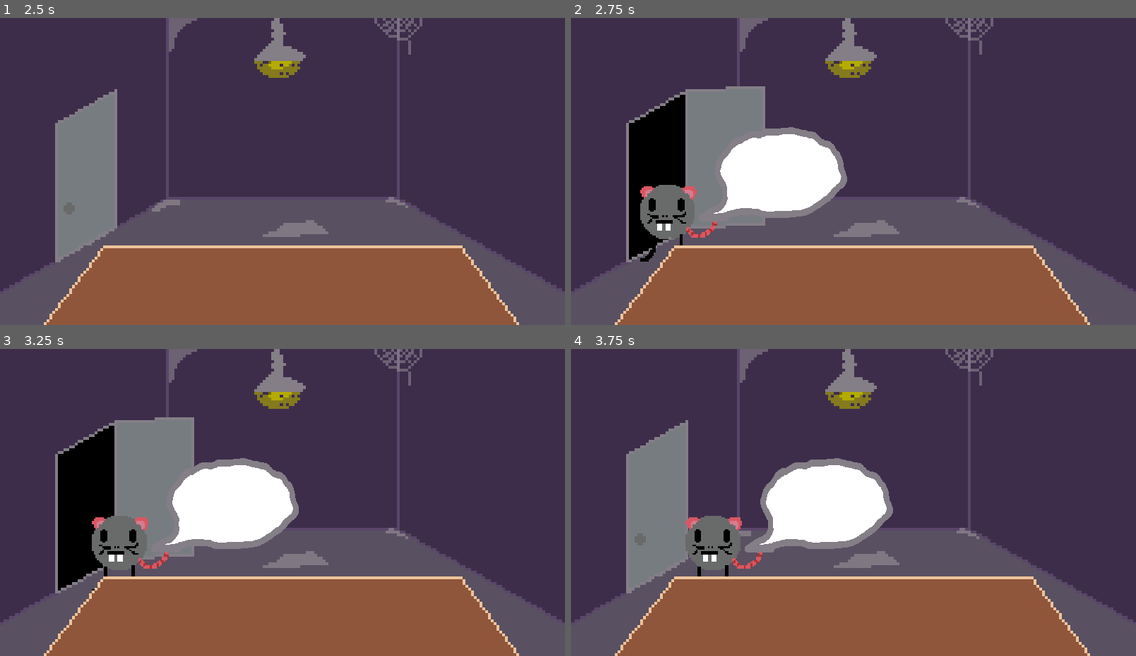
Above: before the commit, frames 1-4 (two rows, left to right).
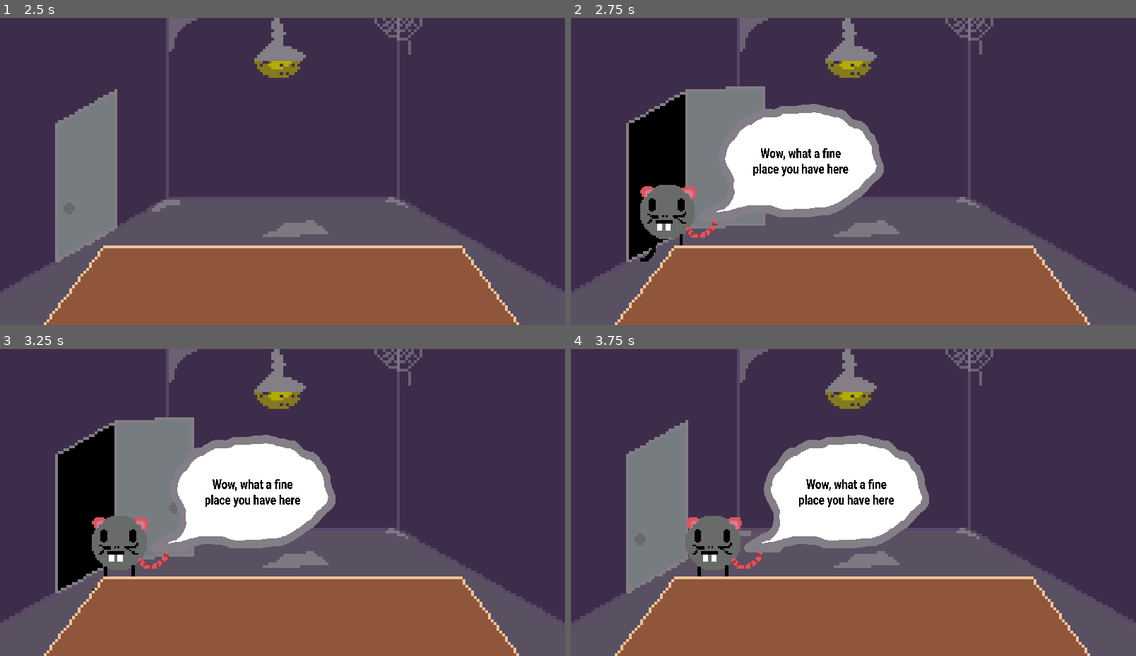
Above: after the commit, the same moments.

Repository: MonsterWook/GlobalGameJam2025
Game: Godot game, scene res://Main Scenes/mainMenu.tscn
The game is run twice, just before and just after one commit, with the same random seed, the same clock (stepped at 60 frames per second) and the same inputs. The project has no main scene, so this scene is started directly.
Inputs (mouse positions are in pixels of both pictures, inside the frame that each line leads up to):
- Up to frame 1 (2.5 s): tap Enter (Skip) at 0.5, 2 s; move the mouse to (406, 156) at 0.52 s; hold D (Right) 0.53-2.03 s; click (406, 156) at 0.6 s; tap W (Up) at 0.77, 1.52 s; tap Space at 1.25 s; move the mouse to (169, 186) at 1.27 s; tap Y (spawnCustomer) at 1.35 s; move the mouse to (339, 103) at 2.02 s; hold A (Left) from 2.03 s (still down); click (339, 103) at 2.1 s
- Up to frame 2 (2.75 s): keep holding A (Left)
- Up to frame 3 (3.25 s): move the mouse to (254, 563) at 2.77 s; release A (Left) at 2.78 s; hold D (Right) from 2.78 s (still down); tap Y (spawnCustomer) at 2.85 s; tap W (Up) at 3.02 s
- Up to frame 4 (3.75 s): keep holding D (Right); move the mouse to (1023, 548) at 3.52 s; click (1023, 548) at 3.6 s

Frame 1 is identical in both runs. In frame 2, 4.5% of the frame differs, in the area x 25-56%, y 27-66%; in frame 3, 4.7%; in frame 4, 5.0%, in the area x 30-64%, y 27-67%.

Commit message:
Added all Dialogue boxes

Diff:
--- a/Main Scenes/at_ease.gd
+++ b/Main Scenes/at_ease.gd
@@ -28,6 +28,9 @@
 var unlockedThoughtBubble
 var exitSpeechBubble1
 var exitSpeechBubble2
+
+var exitSpeechBubbleLost1
+var exitSpeechBubbleLost2
 
 var NPCs = {
 	0 : "OfficeGuy",
@@ -92,11 +95,11 @@
 			entranceDialogue(1)
 		1:
 			speechText.text = speechBubble2
-			await get_tree().create_timer(2).timeout
+			await get_tree().create_timer(4).timeout
 			entranceDialogue(2)
 		2:
 			speechText.text = speechBubble3
-			await get_tree().create_timer(2).timeout
+			await get_tree().create_timer(4).timeout
 			entranceDialogue(3)
 		3:
 			speechSprite.hide()
@@ -105,39 +108,58 @@
 			await thoughtSprite.animation_finished
 			thoughtSprite.play("LockedThoughtBubble")
 
-func exitDialogue(dialogueNumber):
+func exitDialogueWon(dialogueNumber):
 	match(dialogueNumber):
 		0:
 			thoughtSprite.play("ThoughtBubble")
 			thoughtText.text = unlockedThoughtBubble
 			await get_tree().create_timer(4).timeout
-			exitDialogue(1)
+			exitDialogueWon(1)
 		1:
 			thoughtSprite.hide()
 			speechSprite.show()
 			oldSpeechBubblePos = speechSprite.position
-			speechSprite.position = Vector2(40, 40)
+			speechSprite.position = Vector2(60, 40)
 			speechText.text = exitSpeechBubble1
-			await get_tree().create_timer(3).timeout
-			exitDialogue(2)
+			await get_tree().create_timer(4).timeout
+			exitDialogueWon(2)
 		2:
 			speechSprite.position = oldSpeechBubblePos
 			speechText.text = exitSpeechBubble2
 			leave = true
 
+func exitDialogueLost(dialogueNumber):
+	match(dialogueNumber):
+		0:
+			thoughtSprite.play("LockedThoughtBubbleLost")
+			await thoughtSprite.animation_finished
+			exitDialogueLost(1)
+		1:
+			thoughtSprite.hide()
+			speechSprite.show()
+			oldSpeechBubblePos = speechSprite.position
+			speechSprite.position = Vector2(60, 40)
+			speechText.text = exitSpeechBubbleLost1
+			await get_tree().create_timer(4).timeout
+			exitDialogueLost(2)
+		2:
+			speechSprite.position = oldSpeechBubblePos
+			speechText.text = exitSpeechBubbleLost2
+			leave = true
+
 func switchNPC():
 	var oldNPC = NPC
 	var inti = randi() % (NPCs.size() - 1)
 	NPC = NPCs.get(inti)
 
 	if NPC == oldNPC:
-		NPC = NPC.get(NPCs.size() - 1)
+		NPC = NPCs.get(NPCs.size() - 1)
 
 	if oldNPC == "Rat":
 		flip_h
 
 	play(NPC)
-
+	NPC = "Rat"
 	match(NPC):
 		"OfficeGuy":
 
@@ -151,36 +173,45 @@
 
 		"Hustler":
 			speechBubble1 = "Haha, this reminds me of the good ol' days"
-			speechBubble2 = "I haven't been getting enough suckers to fall for my scams lately"
+			speechBubble2 = "I haven't been getting any suckers to fall for my scams lately"
 			speechBubble3 = "What should I do doc'?"
 
 			unlockedThoughtBubble = "I haven't done a card scam in a while"
 			exitSpeechBubble1 = "I heard about this new scam using cards, here let me fill you in"
 			exitSpeechBubble2 = "Ooh that's clever, you're the best doc'"
 
+			exitSpeechBubbleLost1 = "Maybe you should try your hand at a different career?"
+			exitSpeechBubbleLost2 = "Says you! You hack, I knew it was a waste coming here"
+
 		"Rat":
 			flip_h
 
-			speechBubble1 = ""
-			speechBubble2 = ""
-			speechBubble3 = ""
-
-			unlockedThoughtBubble = ""
-			exitSpeechBubble1 = ""
-			exitSpeechBubble2 = ""
+			speechBubble1 = "Wow, what a fine place you have here"
+			speechBubble2 = "Hey fellow human, I am starving"
+			speechBubble3 = "You know of a place where a human like me can get some grub?"
+
+			unlockedThoughtBubble = "I need cheese. I need cheese. I need cheese. I need cheese."
+			exitSpeechBubble1 = "There is a cheese factory just down the road that serves the best cheese"
+			exitSpeechBubble2 = "Amazing! ...ahem, I meean cheese is alright. Thank you fellow human"
 
 		"Climber":
 
-			speechBubble1 = ""
-			speechBubble2 = ""
-			speechBubble3 = ""
-
-			unlockedThoughtBubble = ""
-			exitSpeechBubble1 = ""
-			exitSpeechBubble2 = ""
-
-func _fucking_leave() -> void:
-	exitDialogue(0)
+			speechBubble1 = "Haha, Mt. Everest couldn't be further from here"
+			speechBubble2 = "I'm working up to doing my hardest climb yet"
+			speechBubble3 = "What should I do in preparation?"
+
+			unlockedThoughtBubble = "Ugh, I wish I didn't have to train"
+			exitSpeechBubble1 = "Training is for amateurs, just send it. You'll be fine"
+			exitSpeechBubble2 = "You know what? You are right, I got this!"
+
+			exitSpeechBubbleLost1 = "Work on your endurance, strength, and flexibility. And don't forget to rest right before!"
+			exitSpeechBubbleLost2 = "Damn it. Yea I know, I know. What are you, my mom?"
+
+func _fucking_leave(won) -> void:
+	if won:
+		exitDialogueWon(0)
+	else:
+		exitDialogueLost(0)
 
 func _close_door() -> void:
 	background.play("closed")
--- a/Main Scenes/control.gd
+++ b/Main Scenes/control.gd
@@ -67,7 +67,7 @@
 	sceneChange2 = true
 	$".".mouse_entered.disconnect(_on_mouse_entered)
 	$".".mouse_exited.disconnect(_on_mouse_exited)
-	FUCKING_LEAVE.emit()
+	FUCKING_LEAVE.emit(true)
 	camera.zoom = Vector2(10, 10)
 
 func _on_minigame_complete_lose() -> void:
@@ -76,7 +76,7 @@
 	sceneChange2 = true
 	$".".mouse_entered.disconnect(_on_mouse_entered)
 	$".".mouse_exited.disconnect(_on_mouse_exited)
-	FUCKING_LEAVE.emit()
+	FUCKING_LEAVE.emit(false)
 	camera.zoom = Vector2(10, 10)
 
 func _on_click(NPC) -> void:
--- a/Main Scenes/mainMenu.tscn
+++ b/Main Scenes/mainMenu.tscn
@@ -52,6 +52,45 @@
 "name": &"default",
 "speed": 5.0
 }]
+
+[sub_resource type="Animation" id="Animation_01rrj"]
+length = 0.001
+tracks/0/type = "value"
+tracks/0/imported = false
+tracks/0/enabled = true
+tracks/0/path = NodePath("bubble1:position")
+tracks/0/interp = 1
+tracks/0/loop_wrap = true
+tracks/0/keys = {
+"times": PackedFloat32Array(0),
+"transitions": PackedFloat32Array(1),
+"update": 0,
+"values": [Vector2(373, 368)]
+}
+tracks/1/type = "value"
+tracks/1/imported = false
+tracks/1/enabled = true
+tracks/1/path = NodePath("bubble2:position")
+tracks/1/interp = 1
+tracks/1/loop_wrap = true
+tracks/1/keys = {
+"times": PackedFloat32Array(0),
+"transitions": PackedFloat32Array(1),
+"update": 0,
+"values": [Vector2(-343, 367)]
+}
+tracks/2/type = "value"
+tracks/2/imported = false
+tracks/2/enabled = true
+tracks/2/path = NodePath("bubble3:position")
+tracks/2/interp = 1
+tracks/2/loop_wrap = true
+tracks/2/keys = {
+"times": PackedFloat32Array(0),
+"transitions": PackedFloat32Array(1),
+"update": 0,
+"values": [Vector2(1, 372)]
+}
 
 [sub_resource type="Animation" id="Animation_myeod"]
 resource_name = "intro"
@@ -129,45 +168,6 @@
 }]
 }
 
-[sub_resource type="Animation" id="Animation_01rrj"]
-length = 0.001
-tracks/0/type = "value"
-tracks/0/imported = false
-tracks/0/enabled = true
-tracks/0/path = NodePath("bubble1:position")
-tracks/0/interp = 1
-tracks/0/loop_wrap = true
-tracks/0/keys = {
-"times": PackedFloat32Array(0),
-"transitions": PackedFloat32Array(1),
-"update": 0,
-"values": [Vector2(373, 368)]
-}
-tracks/1/type = "value"
-tracks/1/imported = false
-tracks/1/enabled = true
-tracks/1/path = NodePath("bubble2:position")
-tracks/1/interp = 1
-tracks/1/loop_wrap = true
-tracks/1/keys = {
-"times": PackedFloat32Array(0),
-"transitions": PackedFloat32Array(1),
-"update": 0,
-"values": [Vector2(-343, 367)]
-}
-tracks/2/type = "value"
-tracks/2/imported = false
-tracks/2/enabled = true
-tracks/2/path = NodePath("bubble3:position")
-tracks/2/interp = 1
-tracks/2/loop_wrap = true
-tracks/2/keys = {
-"times": PackedFloat32Array(0),
-"transitions": PackedFloat32Array(1),
-"update": 0,
-"values": [Vector2(1, 372)]
-}
-
 [sub_resource type="AnimationLibrary" id="AnimationLibrary_37h67"]
 _data = {
 "RESET": SubResource("Animation_01rrj"),
--- a/Main Scenes/office.tscn
+++ b/Main Scenes/office.tscn
@@ -10,6 +10,7 @@
 [ext_resource type="Script" path="res://Main Scenes/control.gd" id="5_ih2oa"]
 [ext_resource type="FontFile" uid="uid://d37w3nv5kugfs" path="res://assets/Fonts/Roboto-ExtraBold.ttf" id="5_pjqba"]
 [ext_resource type="FontFile" uid="uid://bem6nhbhqvubi" path="res://assets/Fonts/OleoScript-Bold.ttf" id="7_gpw82"]
+[ext_resource type="Texture2D" uid="uid://dpifugp607q2q" path="res://Main Scenes/fuckyoulock.png" id="7_qyv04"]
 
 [sub_resource type="AtlasTexture" id="AtlasTexture_domwp"]
 atlas = ExtResource("1_ej1m3")
@@ -124,6 +125,14 @@
 "speed": 5.0
 }]
 
+[sub_resource type="AtlasTexture" id="AtlasTexture_erahl"]
+atlas = ExtResource("7_qyv04")
+region = Rect2(0, 0, 650, 375)
+
+[sub_resource type="AtlasTexture" id="AtlasTexture_3vchg"]
+atlas = ExtResource("4_nbtjs")
+region = Rect2(0, 0, 650, 375)
+
 [sub_resource type="AtlasTexture" id="AtlasTexture_26x5q"]
 atlas = ExtResource("4_ectlr")
 region = Rect2(1950, 0, 650, 375)
@@ -152,6 +161,41 @@
 }],
 "loop": true,
 "name": &"LockedThoughtBubble",
+"speed": 5.0
+}, {
+"frames": [{
+"duration": 1.0,
+"texture": SubResource("AtlasTexture_erahl")
+}, {
+"duration": 1.0,
+"texture": SubResource("AtlasTexture_3vchg")
+}, {
+"duration": 1.0,
+"texture": SubResource("AtlasTexture_erahl")
+}, {
+"duration": 1.0,
+"texture": SubResource("AtlasTexture_3vchg")
+}, {
+"duration": 1.0,
+"texture": SubResource("AtlasTexture_erahl")
+}, {
+"duration": 1.0,
+"texture": SubResource("AtlasTexture_3vchg")
+}, {
+"duration": 1.0,
+"texture": SubResource("AtlasTexture_erahl")
+}, {
+"duration": 1.0,
+"texture": SubResource("AtlasTexture_3vchg")
+}, {
+"duration": 1.0,
+"texture": SubResource("AtlasTexture_erahl")
+}, {
+"duration": 1.0,
+"texture": SubResource("AtlasTexture_3vchg")
+}],
+"loop": false,
+"name": &"LockedThoughtBubbleLost",
 "speed": 5.0
 }, {
 "frames": [{
@@ -217,8 +261,8 @@
 [node name="Speech" type="AnimatedSprite2D" parent="NPC/Path2D/PathFollow2D/NPC"]
 visible = false
 z_index = 10
-position = Vector2(60.6667, -18.6667)
-scale = Vector2(0.2, 0.242)
+position = Vector2(71, -24.6667)
+scale = Vector2(0.25, 0.302)
 sprite_frames = SubResource("SpriteFrames_1sf5y")
 animation = &"speechBubble"
 
@@ -226,9 +270,9 @@
 z_index = 10
 offset_left = -96.6667
 offset_top = -78.5124
-offset_right = 703.333
-offset_bottom = 371.488
-scale = Vector2(0.3, 0.3)
+offset_right = 903.333
+offset_bottom = 421.488
+scale = Vector2(0.25, 0.25)
 theme_override_colors/font_color = Color(0, 0, 0, 1)
 theme_override_fonts/font = ExtResource("5_pjqba")
 theme_override_font_sizes/font_size = 100
@@ -261,10 +305,10 @@
 
 [node name="Label" type="Label" parent="NPC/Path2D/PathFollow2D/NPC/Thought"]
 z_index = 10
-offset_left = 56.0
-offset_top = -105.0
-offset_right = 856.0
-offset_bottom = 295.0
+offset_left = 53.3335
+offset_top = -115.702
+offset_right = 853.333
+offset_bottom = 384.298
 scale = Vector2(0.25, 0.25)
 theme_override_colors/font_color = Color(0, 0, 0, 1)
 theme_override_fonts/font = ExtResource("7_gpw82")
Not shown: 1 places in Main Scenes/mainMenu.tscn that only renumber resources
Not shown: 1 places in Main Scenes/office.tscn that only renumber resources
